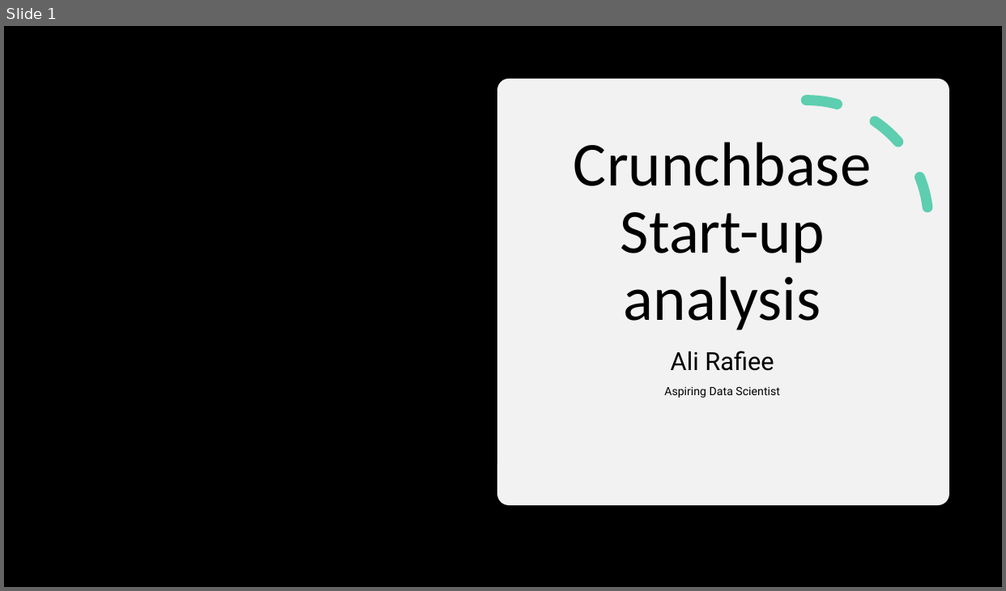
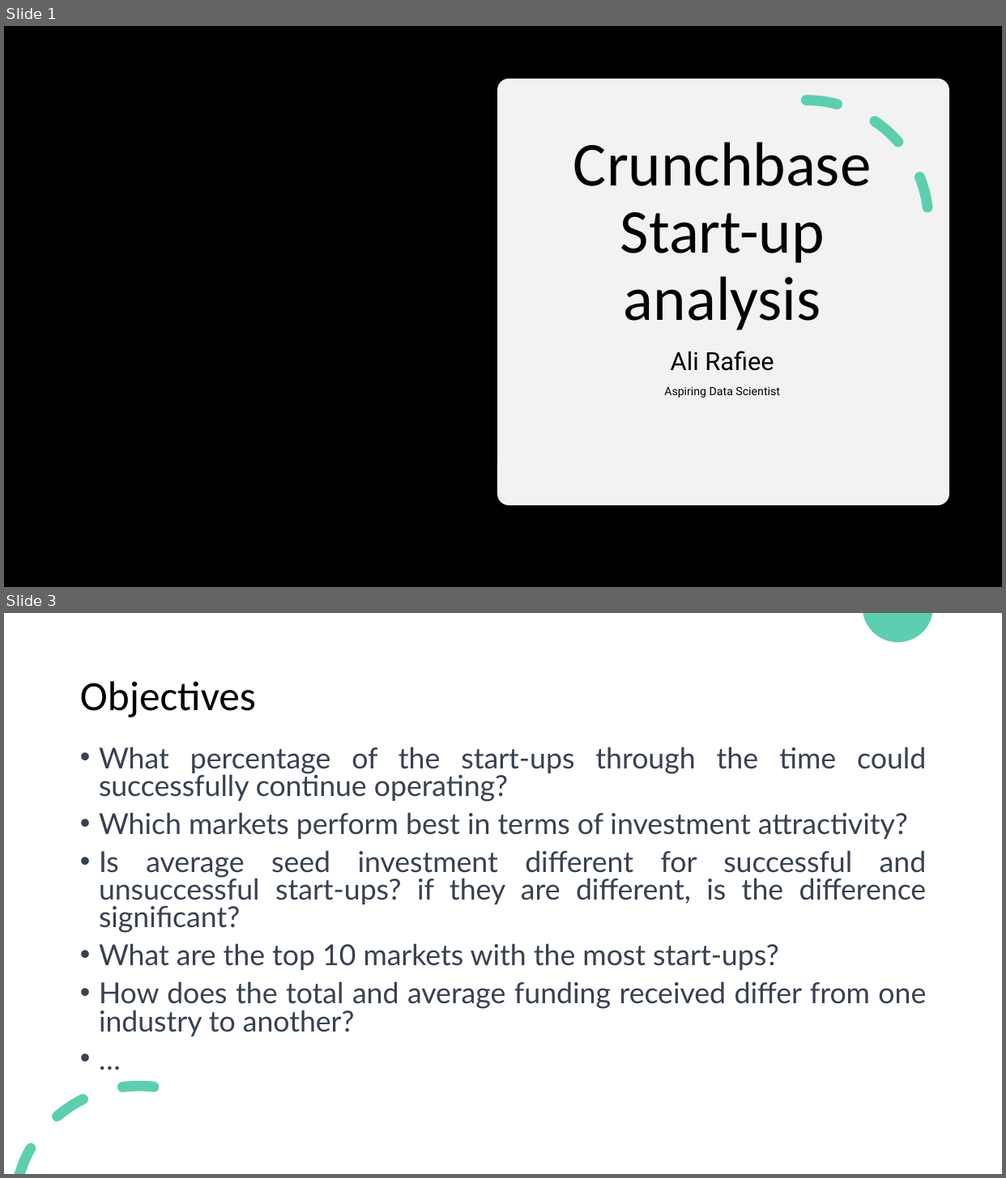
Before and after one commit to AliRafieePour/Data-analytics-projects, a slide deck: Analysis of Crunchbase start-ups/Crunchbase start-up analysis Presentation.pptx. Shown one above the other, each under a label of ours: slide 1 before the commit, slides 1 and 3 after it; the slides between them are not shown. The pictures are 1006x591 and 1006x1178 pixels, drawn with LibreOffice and Linux fonts; fonts in the diff are those of the drawing; background and template pictures are left out. Boxes give left, top, right and bottom in pixels: in the first picture for what was removed or moved away, otherwise in the second. Text is boxed around its words. In the diff, an @@ line names an element or a change of style, - is before the commit and + after.

```diff
--- a/Analysis of Crunchbase start-ups/Crunchbase start-up analysis Presentation.pptx
+++ b/Analysis of Crunchbase start-ups/Crunchbase start-up analysis Presentation.pptx
@@ slide 3 added at <box>4,613,1002,1174</box>, background #FFFFFF @@
@@ freeform shape added at <box>863,613,933,642</box>, fill #5DCEAF @@
@@ title added at <box>80,681,256,717</box>, 40 pt, text #000000 @@
+Objectives
@@ text added at <box>99,747,927,1037</box>, 27.8 pt, text #374151 @@
+• What percentage of the start-ups through the time could successfully continue operating?
+• Which markets perform best in terms of investment attractivity?
+• Is average seed investment different for successful and unsuccessful start-ups? if they are different, is the difference significant?
+• What are the top 10 markets with the most start-ups?
+• How does the total and average funding received differ from one industry to another?
+• …
@@ freeform shape added at <box>15,1081,160,1174</box>, fill #5DCEAF @@
```
Also in this commit, not shown: 5 other slides added, 5 slides removed, 2 other files.
